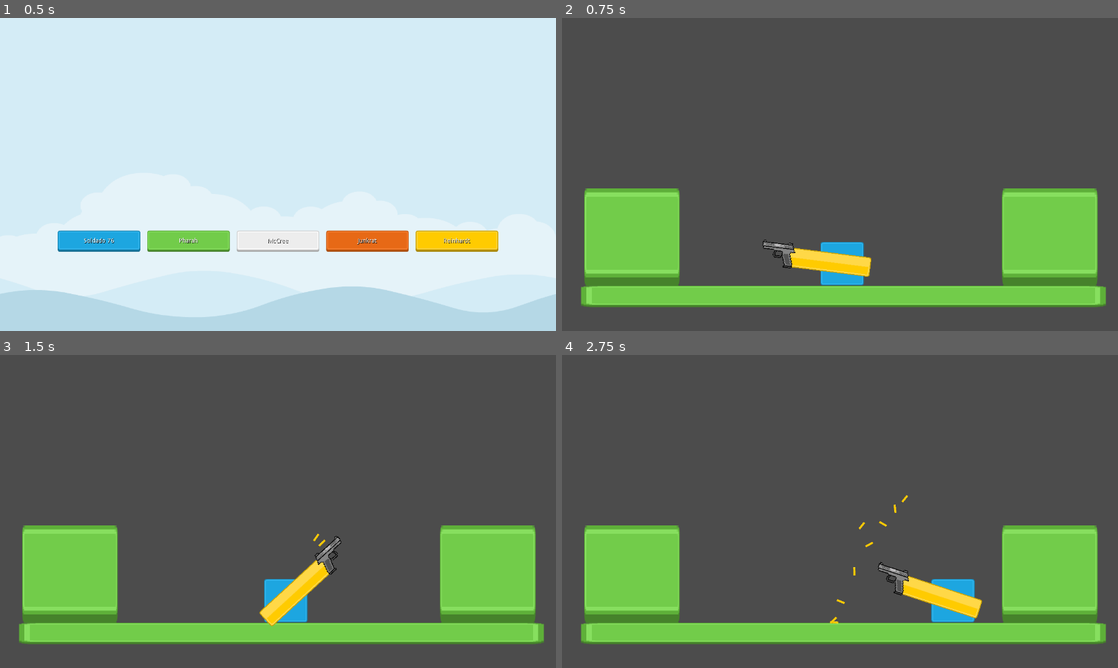
Above: before the commit, frames 1-4 (two rows, left to right).
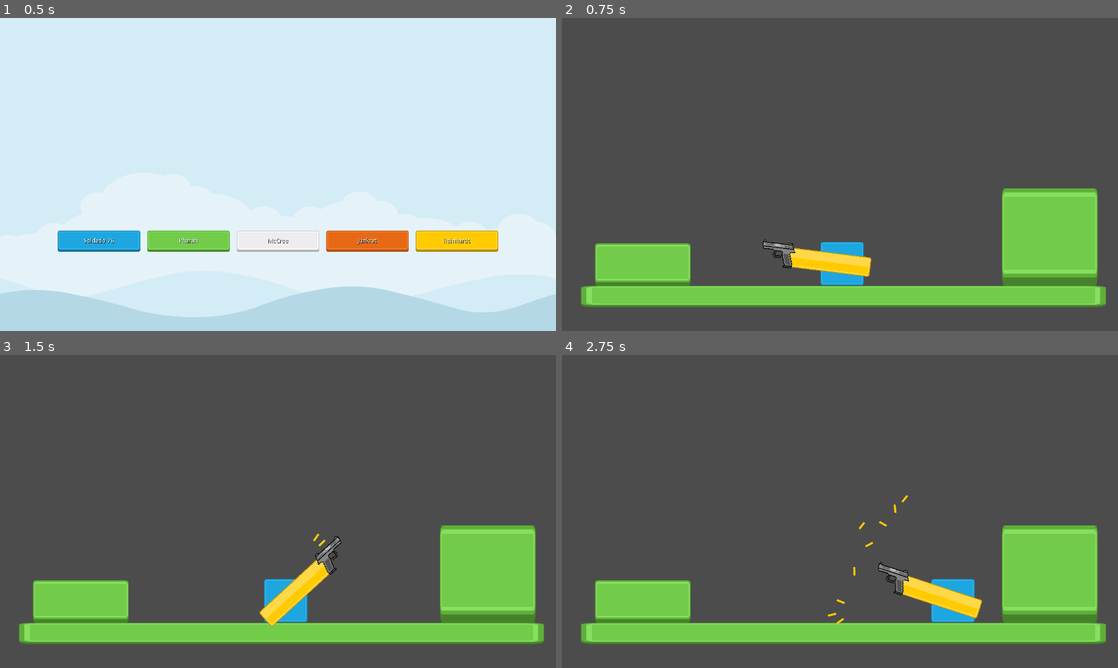
Above: after the commit, the same moments.

Repository: renanstn/godot-overwatch-2d-mechanics
Game: Godot game, scene res://Scenes/GUI/Menu.tscn
Two runs of this game, one before a commit and one after it. Both use one fixed random seed, a clock stepped at 60 frames per second and the inputs below.
Inputs (mouse positions are in pixels of both pictures, inside the frame that each line leads up to):
- Up to frame 1 (0.5 s): no input
- Up to frame 2 (0.75 s): click "Soldado 76" at 0.5 s
- Up to frame 3 (1.5 s): tap Enter at 1.25 s; move the mouse to (400, 495) at 1.27 s; press the mouse at (400, 495) at 1.28 s; hold D (right) from 1.28 s (still down)
- Up to frame 4 (2.75 s): keep holding D (right); tap Space (jump) at 1.52, 2.27 s; move the mouse to (728, 527) at 2.02 s; release the mouse at (728, 527) at 2.03 s; click (728, 527) at 2.1 s

Frame 1 is identical in both runs. In frame 2, 4.0% of the frame differs, in the area x 4-24%, y 54-86%; in frame 3, 4.0%; in frame 4, 4.1%, in the area x 4-51%, y 54-86%.

Commit message:
Upgrade no sistema de ejetar cápsulas

Diff:
--- a/src/Scenes/Characters/Soldado76.tscn
+++ b/src/Scenes/Characters/Soldado76.tscn
@@ -54,6 +54,7 @@
 recoil_time = 0.1
 max_bullets = 30
 reload_time = 1.5
+eject_capsule = true
 
 [node name="Sprite" type="Sprite" parent="ArmPointingToMouse2D/Gun2/Weapon"]
 position = Vector2( 10.7249, 6.75264 )
--- a/src/Scenes/Effects/Capsule.tscn
+++ b/src/Scenes/Effects/Capsule.tscn
@@ -1,14 +1,18 @@
-[gd_scene load_steps=4 format=2]
+[gd_scene load_steps=5 format=2]
 
 [ext_resource path="res://Scripts/Effects/Capsule.gd" type="Script" id=1]
 [ext_resource path="res://Sprites/GUI/yellow_button02.png" type="Texture" id=2]
 
-[sub_resource type="RectangleShape2D" id=1]
+[sub_resource type="PhysicsMaterial" id=1]
+bounce = 0.5
+
+[sub_resource type="RectangleShape2D" id=2]
 extents = Vector2( 9.3964, 2.45569 )
 
 [node name="Capsule" type="RigidBody2D"]
 collision_layer = 2
 collision_mask = 2
+physics_material_override = SubResource( 1 )
 gravity_scale = 5.0
 script = ExtResource( 1 )
 __meta__ = {
--- a/src/Scenes/Test.tscn
+++ b/src/Scenes/Test.tscn
@@ -44,8 +44,8 @@
 
 [node name="Platform3" type="StaticBody2D" parent="."]
 editor/display_folded = true
-position = Vector2( 161.166, 504.016 )
-scale = Vector2( 1.16, 4.56 )
+position = Vector2( 185.779, 567.307 )
+scale = Vector2( 1.16, 2 )
 collision_layer = 3
 collision_mask = 3
 __meta__ = {
--- a/src/Scripts/Nodes/Weapon.gd
+++ b/src/Scripts/Nodes/Weapon.gd
@@ -17,6 +17,7 @@
 export (float, 0, 5) var recoil_time
 export (int, 1, 1000) var max_bullets
 export (float, 0, 10) var reload_time
+export var eject_capsule : bool
 
 var can_fire : bool = true
 var reloading : bool = false
@@ -43,7 +44,8 @@
 	bullets = max_bullets
 	fire_point = get_node(fire_point_path)
 	fire_sound = get_node(fire_sound_path)
-	capsule_ejector = get_node(capsule_ejector_path)
+	if eject_capsule:
+		capsule_ejector = get_node(capsule_ejector_path)
 	empty_bullets_sound = get_node(empty_bullets_sound_path)
 	reload_sound = get_node(reload_sound_path)
 	recoil_timer = create_timer(recoil_time, "on_recoil_time_end")
@@ -113,7 +115,8 @@
 	can_fire = false
 	recoil_timer.start()
 	spread_bullet()
-	eject_capsule()
+	if eject_capsule:
+		eject_capsule()
 	var hit_something = raycast.get_collider()
 	if hit_something:
 		var collision_point = raycast.get_collision_point()
--- a/src/project.godot
+++ b/src/project.godot
@@ -87,6 +87,11 @@
 "events": [ Object(InputEventKey,"resource_local_to_scene":false,"resource_name":"","device":0,"alt":false,"shift":false,"control":false,"meta":false,"command":false,"pressed":false,"scancode":82,"unicode":0,"echo":false,"script":null)
  ]
 }
+alternative_fire={
+"deadzone": 0.5,
+"events": [ Object(InputEventMouseButton,"resource_local_to_scene":false,"resource_name":"","device":0,"alt":false,"shift":false,"control":false,"meta":false,"command":false,"button_mask":0,"position":Vector2( 0, 0 ),"global_position":Vector2( 0, 0 ),"factor":1.0,"button_index":2,"pressed":false,"doubleclick":false,"script":null)
+ ]
+}
 
 [rendering]
 
Not shown: 1 places in src/Scenes/Effects/Capsule.tscn that only renumber resources
